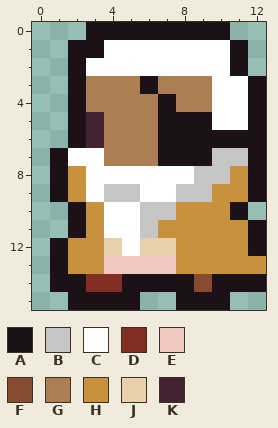
Pixel-art sprite -- src/assets/protagonist_yellow.png. Above is the file before it was changed.
The file is 13x16 pixels.
Palette (. is transparent): A #1c1117  B #c5c5c5  C #ffffff  D #822e24  E #f1c7c2  F #854c30  G #ab7e54  H #c8913e  J #e8d0aa  K #442434
Pixels before, first column x 1:
 0 ..AAAAAAAA..
 1 .AACCCCCCCA.
 2 .ACCCCCCCCA.
 3 .AGGGAGGGCCA
 4 .AGGGGAGGCCA
 5 .AKGGGAAACCA
 6 .AKGGGAAAAAA
 7 ACCGGGAAABBA
 8 AHCCCCCCBBHA
 9 AHCBBCCBBHHA
10 .AHCCBBHHHA.
11 .AHCCBHHHHHA
12 AHHJCJJHHHHA
13 AHHEEEEHHHHH
14 AADDAAAAFAAA
15 .AAAA..AAA..
The result:
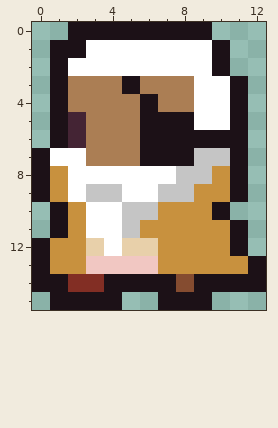
Edits made:
Colour A is added in row 0 at x 2; in rows 1 to 6 at x 1; in rows 7 to 9 at x 0; in rows 10 to 11 at x 1; in rows 12 to 14 at x 0; in row 15 at x 1 and 7.
Colour A replaces colour B in row 7 at x 11.
Colour A replaces colour C in rows 1 to 2 at x 10; in rows 3 to 5 at x 11.
Colour A replaces colour D in row 14 at x 4.
Colour A replaces colour F in row 14 at x 9.
Colour A replaces colour G in row 3 at x 5; in rows 4 to 7 at x 6.
Colour A replaces colour H in rows 8 to 9 at x 11; in row 10 at x 10; in rows 11 to 12 at x 11; in row 13 at x 12.
Colour B replaces colour A in row 7 at x 9.
Colour B replaces colour C in row 8 at x 8; in row 9 at x 3 and 7; in rows 10 to 11 at x 5.
Colour C replaces colour A in row 1 at x 3; in row 2 at x 2; in row 5 at x 9; in row 7 at x 1.
Colour C replaces colour B in row 9 at x 5.
Colour C replaces colour G in rows 3 to 4 at x 9.
Colour C replaces colour H in rows 8 to 9 at x 2; in rows 10 to 11 at x 3.
Colour C replaces colour J in row 12 at x 4.
Colour D replaces colour A in row 14 at x 2.
Colour E replaces colour H in row 13 at x 3.
Colour F replaces colour A in row 14 at x 8.
Colour G replaces colour A in row 3 at x 2 and 6; in row 4 at x 2 and 7.
Colour G replaces colour C in row 7 at x 3.
Colour G replaces colour K in rows 5 to 6 at x 3.
Colour H replaces colour A in rows 8 to 9 at x 1; in rows 10 to 11 at x 2; in rows 12 to 13 at x 1.
Colour H replaces colour B in row 8 at x 10; in row 9 at x 9; in row 10 at x 7; in row 11 at x 6.
Colour H replaces colour E in row 13 at x 7.
Colour H replaces colour J in row 12 at x 7.
Colour J replaces colour C in row 12 at x 5.
Colour J replaces colour H in row 12 at x 3.
Colour K replaces colour A in rows 5 to 6 at x 2.
The author cleared colour A in row 0 at x 10; in rows 1 to 2 at x 11; in rows 3 to 9 at x 12; in row 10 at x 11; in rows 11 to 12 at x 12; in row 15 at x 5 and 10.
